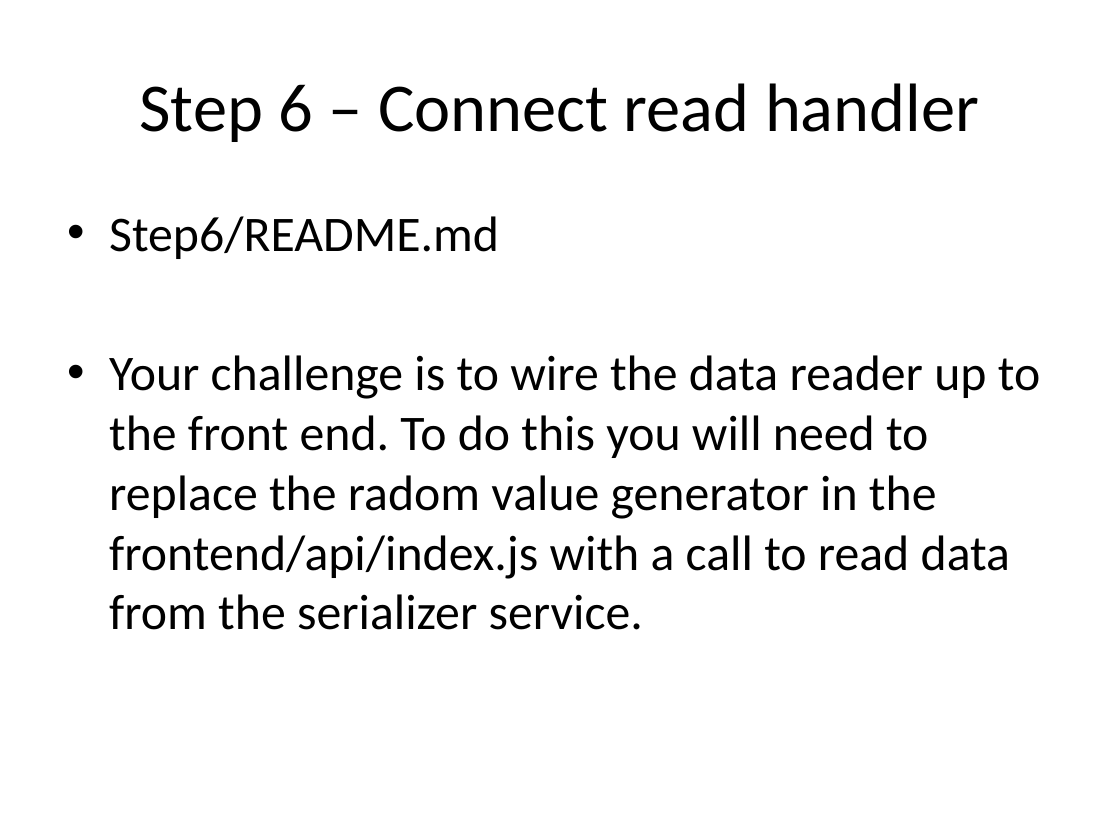
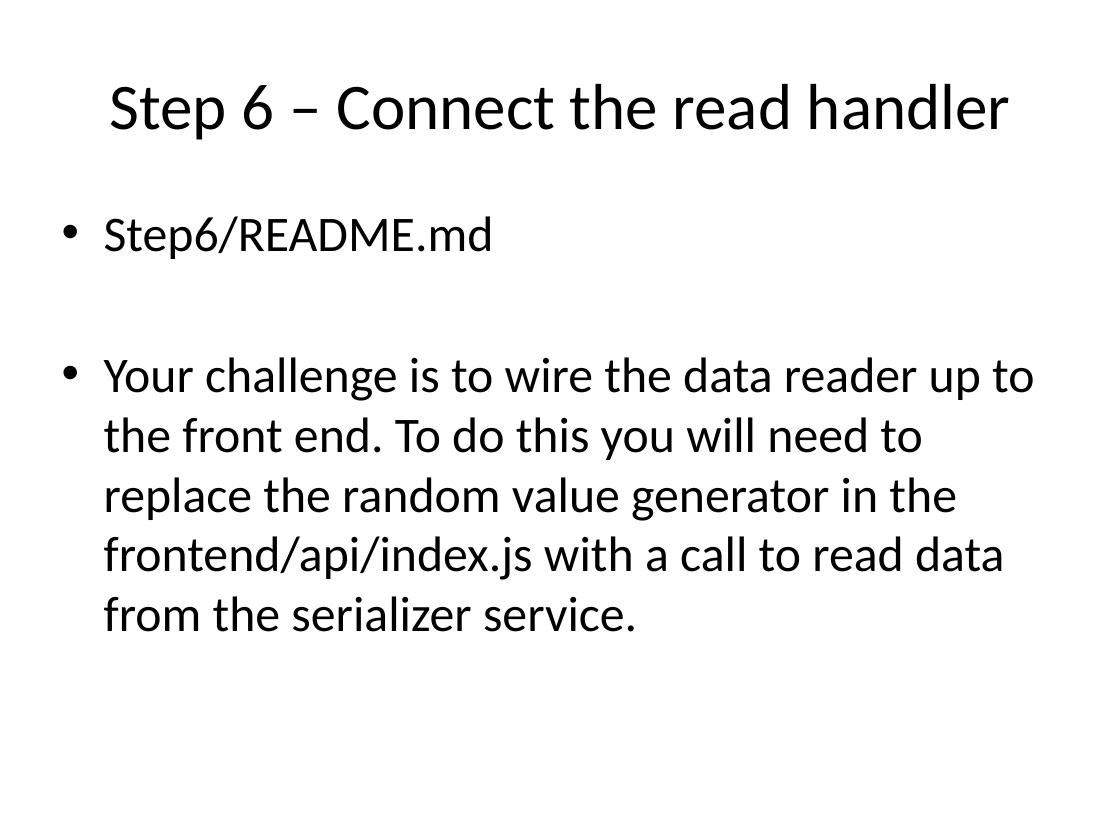
Before and after one commit to nearform/developing-microservices, a slide deck: slide 17 of presentation.pptx. Drawn at 1120x840 pixels with LibreOffice and Linux fonts; fonts in the diff are those of the drawing; background and template pictures are left out. Boxes give left, top, right and bottom in pixels: in the first picture for what was removed or moved away, otherwise in the second. Text is boxed around its words. In the diff, an @@ line names an element or a change of style, - is before the commit and + after.

```diff
--- a/presentation.pptx
+++ b/presentation.pptx
@@ title at <box>110,84,1010,140</box>: text changed; size 44 to 41.8 pt @@
-Step 6 – Connect read handler
+Step 6 – Connect the read handler
@@ text at <box>104,357,1034,632</box>: text changed @@
-• Your challenge is to wire the data reader up to the front end. To do this you will need to replace the radom value generator in the frontend/api/index.js with a call to read data from the serializer service.
+• Your challenge is to wire the data reader up to the front end. To do this you will need to replace the random value generator in the frontend/api/index.js with a call to read data from the serializer service.
```
Also in this commit, not shown: 15 other slides changed, 2 slides added, 2 slides removed.
